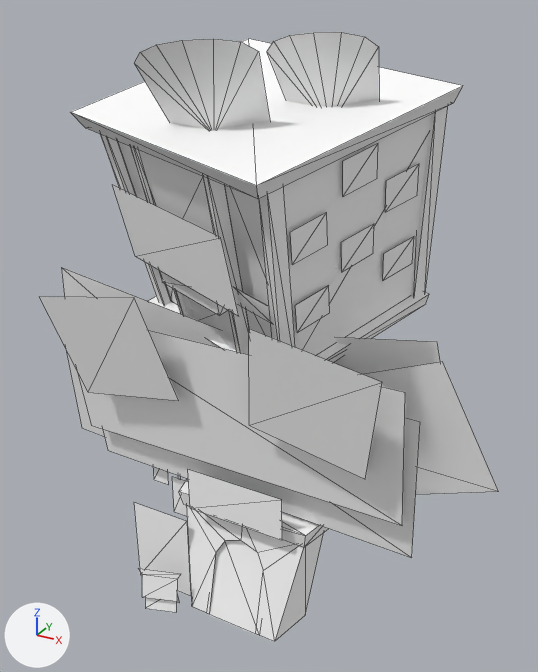
A saved change to the glTF model public/3d/shop/model__shop__model__pc_shop_f.ofs_15/tp_bra00.gltf.
Camera for both pictures: a 50 mm camera at (4.71, -6.36, 7.27) aimed at (0.74, 0.85, 3.67). The lights are fixed; the arrows at lower left show +X, +Y and +Z. The first picture is the older version. Mesh edges are drawn as thin lines.

Before the edit, the objects in view are built like this:
```python
ob_tp_bra00_001 = bpy.data.objects.new('tp_bra00.001', me_tp_bra00)
ob_tp_bra00_001.location = (0.0, 0.0, 0.0)
```
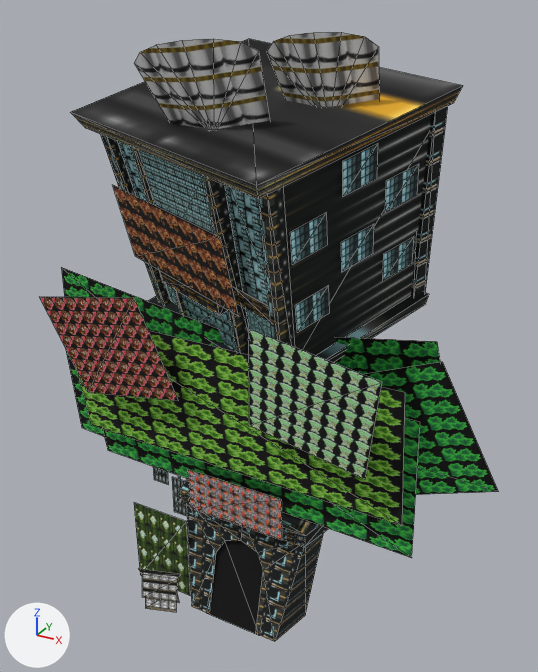
Pixel boxes [x1, y1, x2, y2] of what changed, in the pictures (538 x 672 px):
'tp_bra00.001', surface changed (darker)
    both: [40, 32, 499, 642]

What changed in the scene script:
```text
Change mat_lambert159:
    remove mat_lambert159.base_color = (1.0, 1.0, 1.0)  # white #ffffff
    add mat_lambert159.texture = img_bra_menu
Change mat_bra_leaf1:
    remove mat_bra_leaf1.base_color = (1.0, 1.0, 1.0)  # white #ffffff
    add mat_bra_leaf1.texture = img_bra_leaf01
Change mat_bra_mado4:
    remove mat_bra_mado4.base_color = (1.0, 1.0, 1.0)  # white #ffffff
    add mat_bra_mado4.texture = img_bra_mado4
Change mat_bra_uwall1:
    remove mat_bra_uwall1.base_color = (1.0, 1.0, 1.0)  # white #ffffff
    add mat_bra_uwall1.texture = img_bra_uwall1
Change mat_bra_mado2:
    remove mat_bra_mado2.base_color = (1.0, 1.0, 1.0)  # white #ffffff
    add mat_bra_mado2.texture = img_bra_mado2
Change mat_bra_mado1:
    remove mat_bra_mado1.base_color = (1.0, 1.0, 1.0)  # white #ffffff
    add mat_bra_mado1.texture = img_bra_mado1
Change mat_bra_wall1:
    remove mat_bra_wall1.base_color = (1.0, 1.0, 1.0)  # white #ffffff
    add mat_bra_wall1.texture = img_bra_wall1
Change mat_bra_mado3:
    remove mat_bra_mado3.base_color = (1.0, 1.0, 1.0)  # white #ffffff
    add mat_bra_mado3.texture = img_bra_mado3
Change mat_bra_wall2:
    remove mat_bra_wall2.base_color = (1.0, 1.0, 1.0)  # white #ffffff
    add mat_bra_wall2.texture = img_bra_wall2
Change mat_bra_tank1:
    remove mat_bra_tank1.base_color = (1.0, 1.0, 1.0)  # white #ffffff
    add mat_bra_tank1.texture = img_bra_tank1
Change mat_kanban_g02:
    remove mat_kanban_g02.base_color = (1.0, 1.0, 1.0)  # white #ffffff
    add mat_kanban_g02.texture = img_kanban_g02
Change mat_kanban_g01:
    remove mat_kanban_g01.base_color = (1.0, 1.0, 1.0)  # white #ffffff
    add mat_kanban_g01.texture = img_kanban_g01
Change mat_kanban_g00:
    remove mat_kanban_g00.base_color = (1.0, 1.0, 1.0)  # white #ffffff
    add mat_kanban_g00.texture = img_kanban_g00
Change mat_kanban00:
    remove mat_kanban00.base_color = (1.0, 1.0, 1.0)  # white #ffffff
    add mat_kanban00.texture = img_kanban00
Change mat_bra_light:
    remove mat_bra_light.base_color = (1.0, 1.0, 1.0)  # white #ffffff
    add mat_bra_light.texture = img_bra_light
Change mat_bra_in1:
    remove mat_bra_in1.base_color = (1.0, 1.0, 1.0)  # white #ffffff
    add mat_bra_in1.texture = img_md_14_1
Change mat_bra_leaf:
    remove mat_bra_leaf.base_color = (1.0, 1.0, 1.0)  # white #ffffff
    add mat_bra_leaf.texture = img_bra_leaf
Change mat_house_door:
    remove mat_house_door.base_color = (1.0, 1.0, 1.0)  # white #ffffff
    add mat_house_door.texture = img_house_door
```
